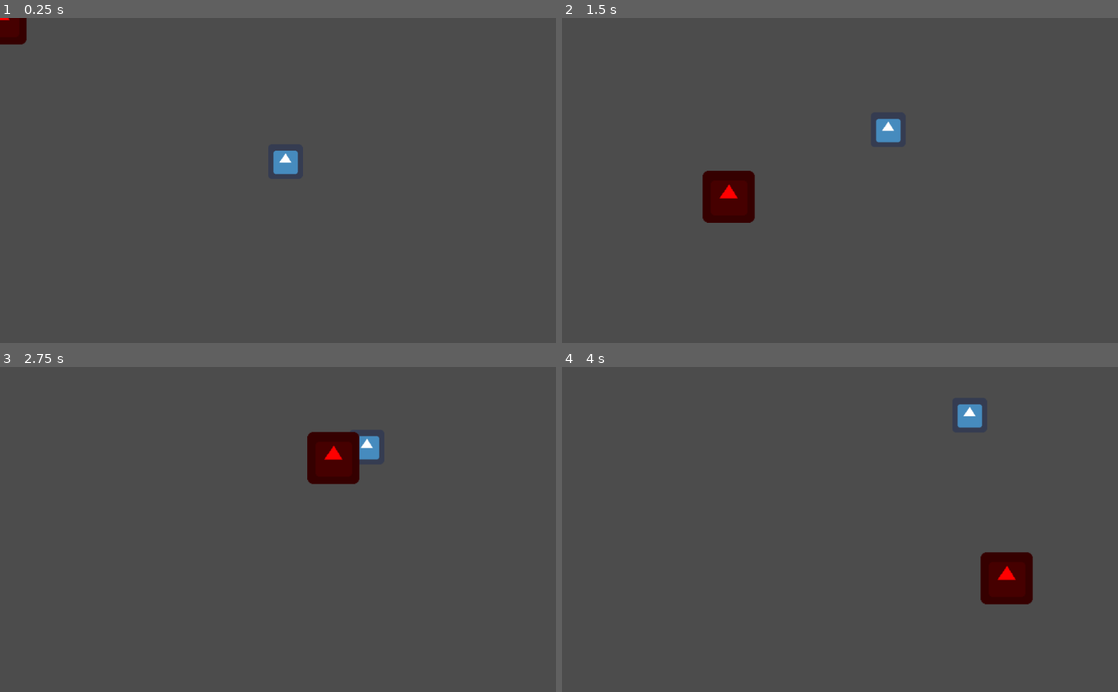
Above: before the commit, frames 1-4 (two rows, left to right).
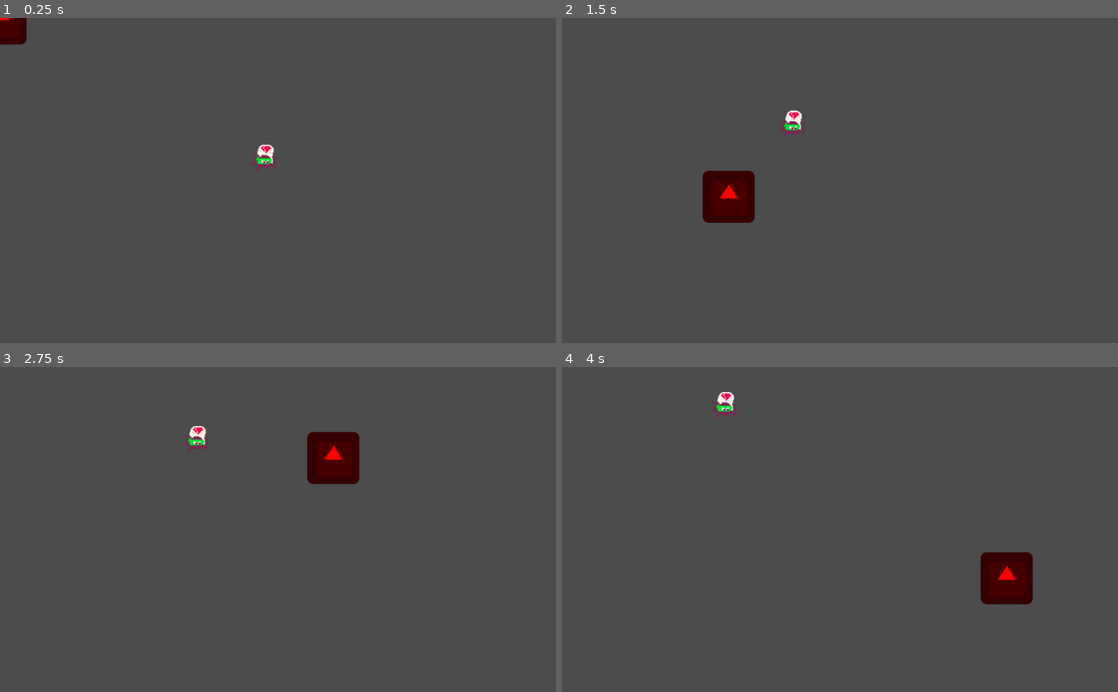
Above: after the commit, the same moments.

Repository: AtharvVohra/Spider-Swat
Game: Godot game, scene res://Scenes/World.tscn
Same seed, same stepped clock (60 frames per second), same inputs: the game is played once before the commit and once after it. The engine's default icon, where the game draws it, is replaced by a stand-in: a white triangle on a blue panel in a dark square.
Inputs (mouse positions are in pixels of both pictures, inside the frame that each line leads up to):
- Up to frame 1 (0.25 s): no input
- Up to frame 2 (1.5 s): move the mouse to (962, 164) at 0.52 s; hold Right (ui_right) 0.53-1.28 s; move the mouse to (728, 196) at 1.27 s; hold Left (ui_left) from 1.28 s (still down)
- Up to frame 3 (2.75 s): move the mouse to (333, 458) at 2.02 s; release Left (ui_left) at 2.03 s; hold Right (ui_right) from 2.03 s (still down)
- Up to frame 4 (4 s): move the mouse to (812, 594) at 2.77 s; move the mouse to (1006, 578) at 3.52 s; release Right (ui_right) at 3.53 s; hold Left (ui_left) from 3.53 s (still down)

The runs differ from the first frame. In frame 1, 0.5% of the frame differs, in the area x 45-54%, y 38-49%; in frame 2, 0.6%, in the area x 39-61%, y 28-39%; in frame 3, 0.5%; in frame 4, 0.5%.

Commit message:
a couple of experimental changes

Diff:
--- a/Scenes/LevelManager.tscn
+++ b/Scenes/LevelManager.tscn
@@ -2,7 +2,7 @@
 
 [ext_resource path="res://Scripts/LevelManager.gd" type="Script" id=1]
 
-[node name="Node" type="Node" index="0"]
+[node name="Node" type="Node"]
 
 script = ExtResource( 1 )
 
--- a/Scenes/Spider1.tscn
+++ b/Scenes/Spider1.tscn
@@ -1,7 +1,7 @@
 [gd_scene load_steps=4 format=2]
 
 [ext_resource path="res://Scripts/Spider_Movement.gd" type="Script" id=1]
-[ext_resource path="res://Assets/icon.png" type="Texture" id=2]
+[ext_resource path="res://Assets/spiderbag1.png" type="Texture" id=2]
 
 [sub_resource type="CircleShape2D" id=1]
 
@@ -10,18 +10,21 @@
 
 [node name="Spider1" type="KinematicBody2D" index="0"]
 
-position = Vector2( 510.526, 276.842 )
+position = Vector2( 500, 270 )
+scale = Vector2( 1.5, 1.5 )
 input_pickable = false
 collision_layer = 1
 collision_mask = 1
 collision/safe_margin = 0.08
 script = ExtResource( 1 )
+_sections_unfolded = [ "Transform" ]
+SPEED = 50
 
 [node name="CollisionShape2D" type="CollisionShape2D" parent="." index="0"]
 
-position = Vector2( -1.72501, -2.06117 )
-scale = Vector2( 2.63808, 2.3951 )
+scale = Vector2( 2, 2 )
 shape = SubResource( 1 )
+_sections_unfolded = [ "Transform" ]
 
 [node name="Sprite" type="Sprite" parent="." index="1"]
 
--- a/Scenes/Splatter.tscn
+++ b/Scenes/Splatter.tscn
@@ -8,7 +8,7 @@
 custom_solver_bias = 0.0
 extents = Vector2( 10, 10 )
 
-[node name="Splatter" type="Area2D"]
+[node name="Splatter" type="Area2D" index="0"]
 
 input_pickable = true
 gravity_vec = Vector2( 0, 1 )
--- a/Scenes/World.tscn
+++ b/Scenes/World.tscn
@@ -4,7 +4,7 @@
 [ext_resource path="res://Scenes/Spider1.tscn" type="PackedScene" id=2]
 [ext_resource path="res://Scenes/Splatter.tscn" type="PackedScene" id=3]
 
-[node name="World" type="Node2D" index="0" groups=[
+[node name="World" type="Node2D" groups=[
 "Spooders",
 ]]
 
@@ -12,6 +12,8 @@
 
 [node name="Spider1" parent="." index="0" instance=ExtResource( 2 )]
 
+SPEED = 50
+
 [node name="Splatter" parent="." index="1" instance=ExtResource( 3 )]
 
 position = Vector2( 294, 335 )
--- a/Scripts/LevelManager.gd
+++ b/Scripts/LevelManager.gd
@@ -21,7 +21,7 @@
 
 	set_process_input(true)
 	build_level_one()
-	pass
+
 
 func build_level_one():
 	# Empty level bank
--- a/Scripts/Spider_Movement.gd
+++ b/Scripts/Spider_Movement.gd
@@ -3,8 +3,8 @@
 # class member variables go here, for example:
 # var a = 2
 # var b = "textvar"
-var velocity = Vector2() #velocity
-
+export var SPEED = 50
+var velocity = Vector2(-SPEED, -SPEED) #velocity
 
 func _ready():
 	# Called when the node is added to the scene for the first time.
@@ -12,18 +12,15 @@
 	var world_rect = get_viewport_rect()
 	randomize()
 
-
 	var random_x = randi()%int(world_rect.end.x - world_rect.position.x) + 1
 	var random_y = randi()%int(world_rect.end.y - world_rect.position.y) + 1
-
-
 
 	#position.x = 1024#randi()%int(world_rect.end.x - world_rect.position.x) + 1
 	#position.y = 600#randi()%int(world_rect.end.y - world_rect.position.y) + 1
 	#velocity = Vector2(-50,-50)
 	randomize()
-	velocity.x = randi()%200-100
-	velocity.y = randi()%200-100
+	#velocity.x = randi()%200-100
+	#velocity.y = randi()%200-100
 	pass
 
 func _process(delta):
@@ -33,7 +30,3 @@
 
 func _physics_process(delta):
 	move_and_slide(velocity)
-
-
-func splat():
-	queue_free()
Not shown, added: Assets/spiderbag2x1.png.import
Not shown, added: Assets/spiderbag2x2.png.import
Not shown, added: Assets/spiderbag4x1.png.import
Not shown, added: Assets/spiderbag4x2.png.import
